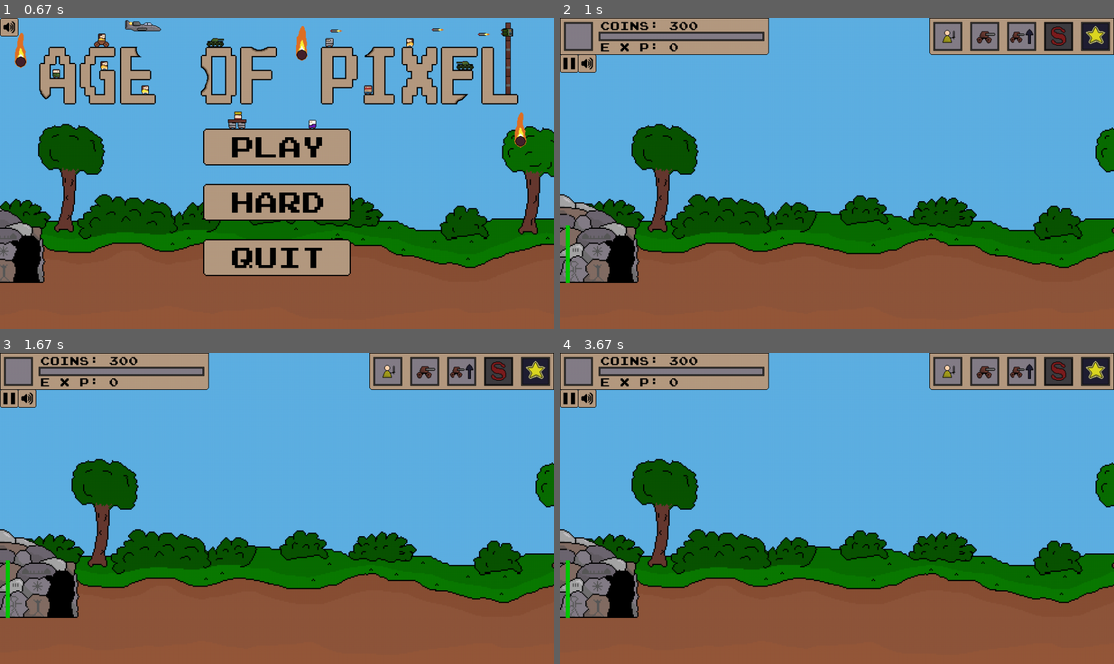
Above: before the commit, frames 1-4 (two rows, left to right).
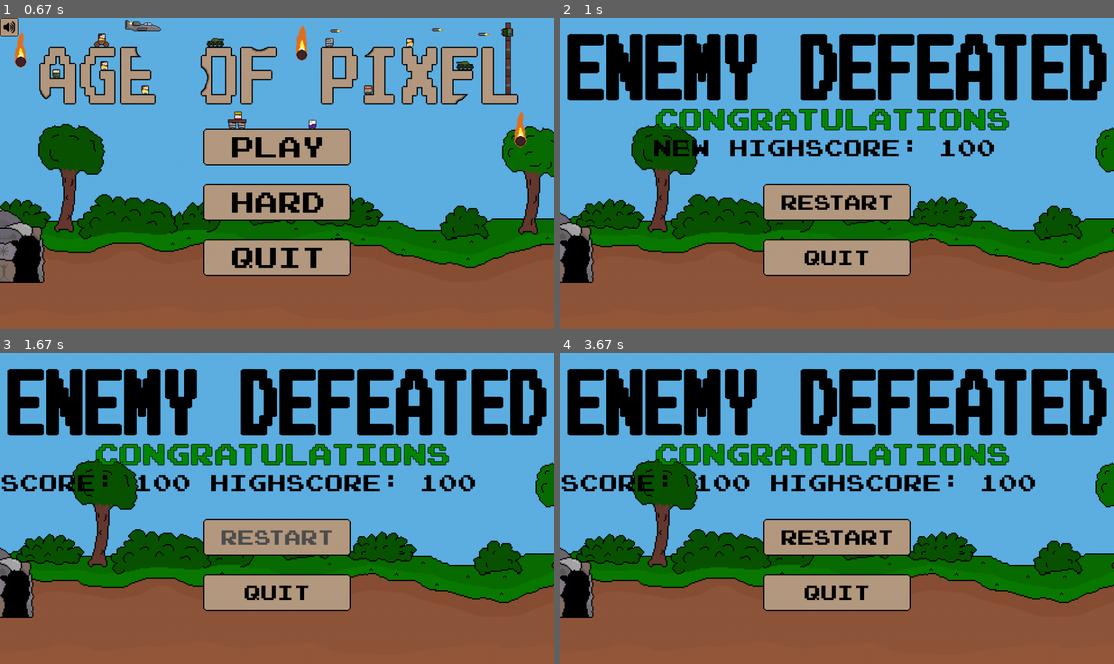
Above: after the commit, the same moments.

Repository: de-dust-enjoyer/age_of_pixel_pygame
Game: pygame game, started from main.py
Same seed, same stepped clock (60 frames per second), same inputs: the game is played once before the commit and once after it.
Inputs (mouse positions are in pixels of both pictures, inside the frame that each line leads up to):
- Up to frame 1 (0.67 s): hold Right from 0.33 s (still down)
- Up to frame 2 (1 s): release Right at 0.8 s; click (837, 148) at 0.88 s
- Up to frame 3 (1.67 s): click (277, 536) at 1.38 s
- Up to frame 4 (3.67 s): hold Left 2.33-2.87 s; click (665, 461) at 3.38 s

Frame 1 is identical in both runs. In frame 2, 31% of the frame differs, in the area x 0-100%, y 0-86%; in frame 3, 32%; in frame 4, 32%.

Commit message:
added highscore and score ui elements

Diff:
--- a/main.py
+++ b/main.py
@@ -1,9 +1,6 @@
 # import essential modules
 # system modules:
-import pygame
-import random
-import sys
-import json
+import pygame, sys, random, json
 from math import atan, degrees
 # custom modules:
 import unit_info, turret_info, projectile_info
@@ -57,6 +54,8 @@
 		self.easy_beaten = self.player_stats["easy_beaten"]
 		self.hard_beaten = self.player_stats["hard_beaten"]
 		self.pain_beaten = self.player_stats["pain_beaten"]
+
+		self.new_high_score = False
 
 
 
@@ -759,8 +758,8 @@
 		pygame.display.flip()
 
 	def calc_game_state_game_won(self):
-
 		self.get_scaling_factors()
+		self.calculate_highscore()
 		if self.difficulty == "easy":
 			self.easy_beaten = True
 		if self.difficulty == "hard":
@@ -800,11 +799,17 @@
 		else:
 			self.render_text("quit", self.font_35, (80,80,80), (self.pause_button_quit_rect.x + 70, self.pause_button_quit_rect.y + 10))
 
+		if self.new_high_score:
+			self.render_text(f"new highscore: {self.high_score}", self.font_40, (0,0,0), (160,200))
+		else:
+			self.render_text(f"score: {self.score} highscore: {self.high_score}", self.font_40, (0,0,0), (0,200))
+
 		self.display.blit(self.resize_screen(), (0,0))
 		pygame.display.flip()
 
 	def calc_game_state_game_over(self):
 		self.get_scaling_factors()
+		self.calculate_highscore()
 		if not self.clicked:
 			if self.pause_button_restart_rect.collidepoint(self.mouse_pos) and pygame.mouse.get_pressed()[0]:
 				self.click_sfx.play()
@@ -973,7 +978,6 @@
 		self.click_sfx.set_volume(self.click_sfx_volume * self.master_volume)
 
 	def save_game(self):
-		self.calculate_highscore()
 		player_stats = {
 			"difficulty": self.difficulty,
 			"high_score": self.high_score,
@@ -992,18 +996,21 @@
 	def calculate_highscore(self):
 		if self.score > self.high_score:
 			self.high_score = self.score
+			self.new_high_score = True
+
 
 
 
 	def reset_everything(self, menu:bool= True):
 		pygame.mixer.stop()
+		self.new_high_score = False
 		self.dev_mode = False
 		self.running = True
 		self.paused = False
-		self.game_won = False
+		self.game_won = True
 		self.game_over = False
 		self.choosing_difficulty = False
-		self.score = 0
+		self.score = 100
 		if menu:
 			self.main_menu = True
 			self.camera_right = True
@@ -1028,8 +1035,8 @@
 		self.pan_right = False
 		self.pan_left = False
 		self.friendly_units_queue = []
+		self.training_timer = 0
 		self.training = []
-		self.training_timer = 0
 		self.friendly_unit_buffer = []
 		self.enemy_unit_buffer = []
 		self.friendly_spawn_allowed = True
Binary file changed: assets/ui/aow_ui_game_over_menu.png
Binary file changed: assets/ui/aow_ui_game_won_menu.png
